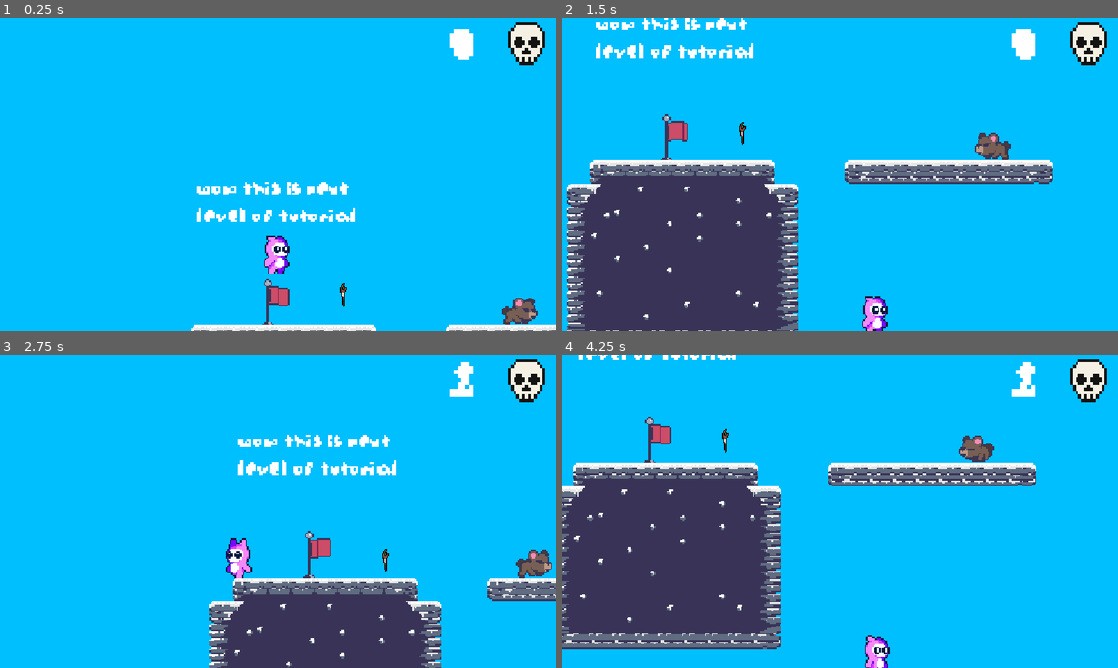
Above: before the commit, frames 1-4 (two rows, left to right).
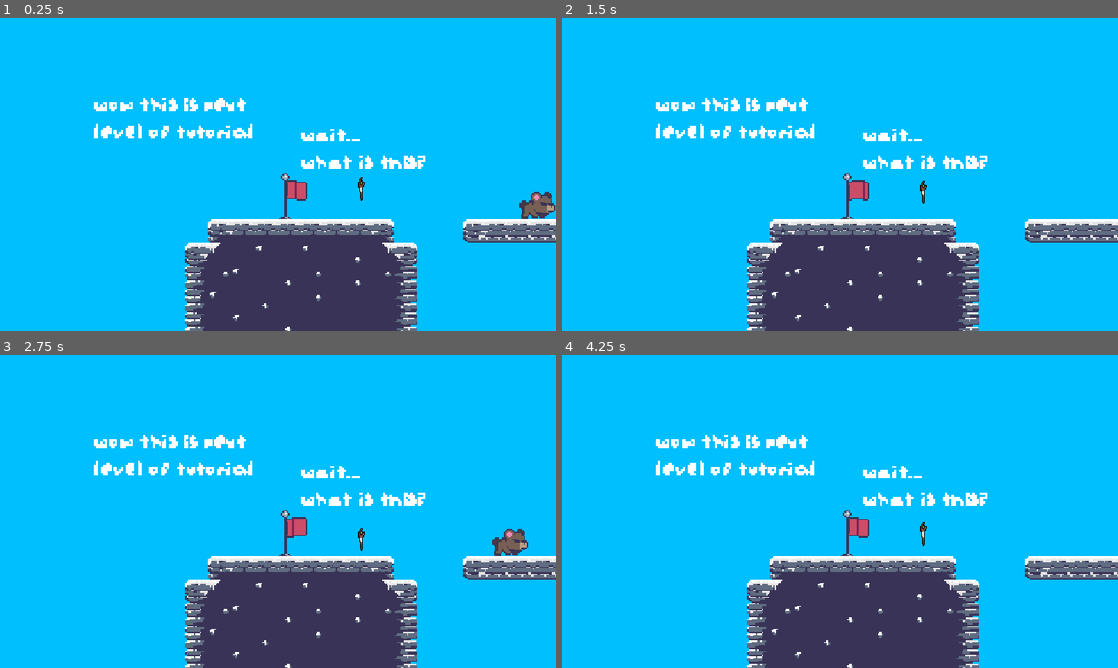
Above: after the commit, the same moments.

Repository: kocio07/Brackeys-game-jam
Game: Godot game, scene res://sceny/level_2.tscn
Same seed, same stepped clock (60 frames per second), same inputs: the game is played once before the commit and once after it. This scene is started directly instead of the project's main scene.
Inputs:
- Up to frame 1 (0.25 s): no input
- Up to frame 2 (1.5 s): hold E (shoot, bound only after the commit) 0.53-1.28 s; hold D (right) from 0.53 s (still down); tap Space (jump) at 0.77 s; tap X (start) at 1.35 s
- Up to frame 3 (2.75 s): tap Space (jump) at 1.52 s; tap E (shoot, bound only after the commit) at 1.55 s; release D (right) at 2.03 s; hold A (left) from 2.03 s (still down); hold E (shoot, bound only after the commit) from 2.03 s (still down)
- Up to frame 4 (4.25 s): release A (left) at 2.78 s; release E (shoot, bound only after the commit) at 2.78 s; hold D (right) from 2.78 s (still down); tap E (shoot, bound only after the commit) at 2.85 s; tap Space (jump) at 3.02, 3.77 s; hold E (shoot, bound only after the commit) from 3.53 s (still down); tap X (start) at 3.6 s

The runs differ from the first frame. In frame 1, 20% of the frame differs, in the area x 16-100%, y 1-100%; in frame 2, 40%; in frame 3, 14%; in frame 4, 43%, in the area x 0-100%, y 0-100%.

Commit message:
Added half working system of lauching bullet (I had to make a commit)

Diff:
--- a/nowy-projekt-gry/project.godot
+++ b/nowy-projekt-gry/project.godot
@@ -56,6 +56,11 @@
 "events": [Object(InputEventKey,"resource_local_to_scene":false,"resource_name":"","device":-1,"window_id":0,"alt_press …(191 unchanged characters)…
 ]
 }
+shoot={
+"deadzone": 0.2,
+"events": [Object(InputEventKey,"resource_local_to_scene":false,"resource_name":"","device":-1,"window_id":0,"alt_pressed":false,"shift_pressed":false,"ctrl_pressed":false,"meta_pressed":false,"pressed":false,"keycode":0,"physical_keycode":69,"key_label":0,"unicode":101,"location":0,"echo":false,"script":null)
+]
+}
 
 [physics]
 
--- a/nowy-projekt-gry/sceny/firts_wepon.gd
+++ b/nowy-projekt-gry/sceny/firts_wepon.gd
@@ -1,9 +1,18 @@
 extends Area2D
 
 @onready var animated_sprite: AnimatedSprite2D = $AnimatedSprite2D
+@onready var label: Label = $"../Labels/Label2"
 
 func _ready() -> void:
 	start_jumping()
+
+func _on_body_entered(body: Node2D) -> void:
+	if body.is_in_group("gracz"):
+		visible = false
+		Global.has_weapon = true
+		Global.weapon = 1
+		label.text = "Click E..."
+
 
 func start_jumping() -> void:
 	var base_y = animated_sprite.position.y
--- a/nowy-projekt-gry/sceny/gracz.tscn
+++ b/nowy-projekt-gry/sceny/gracz.tscn
@@ -10,6 +10,7 @@
 [ext_resource type="FontFile" uid="uid://bcrp3l0uldjoy" path="res://assets/augiepixel.ttf" id="8_c7ph3"]
 [ext_resource type="Script" uid="uid://mklhaaoquak8" path="res://skrypty/dead_ui.gd" id="9_3me7c"]
 [ext_resource type="Shader" uid="uid://0f1h8uc1tll5" path="res://sceny/swirl_fade.gdshader" id="11_d0a07"]
+[ext_resource type="Texture2D" uid="uid://cx2ldjusm33eb" path="res://assets/paid/GandalfHardcore Projectiles and effects/GandalfHardcore Projectiles2.png" id="11_vxf87"]
 
 [sub_resource type="AtlasTexture" id="AtlasTexture_hi6mn"]
 atlas = ExtResource("2_yoavk")
@@ -175,6 +176,259 @@
 shader_parameter/progress = 0.0
 shader_parameter/spiral_strength = 15.0
 shader_parameter/cover_color = Color(0, 0, 0, 1)
+
+[sub_resource type="AtlasTexture" id="AtlasTexture_onv60"]
+atlas = ExtResource("11_vxf87")
+region = Rect2(0, 0, 64, 48)
+
+[sub_resource type="AtlasTexture" id="AtlasTexture_jviji"]
+atlas = ExtResource("11_vxf87")
+region = Rect2(64, 0, 64, 48)
+
+[sub_resource type="AtlasTexture" id="AtlasTexture_78svu"]
+atlas = ExtResource("11_vxf87")
+region = Rect2(128, 0, 64, 48)
+
+[sub_resource type="AtlasTexture" id="AtlasTexture_s17oa"]
+atlas = ExtResource("11_vxf87")
+region = Rect2(192, 0, 64, 48)
+
+[sub_resource type="AtlasTexture" id="AtlasTexture_b7dvw"]
+atlas = ExtResource("11_vxf87")
+region = Rect2(256, 0, 64, 48)
+
+[sub_resource type="AtlasTexture" id="AtlasTexture_osmlw"]
+atlas = ExtResource("11_vxf87")
+region = Rect2(0, 48, 64, 48)
+
+[sub_resource type="AtlasTexture" id="AtlasTexture_sji4s"]
+atlas = ExtResource("11_vxf87")
+region = Rect2(64, 48, 64, 48)
+
+[sub_resource type="AtlasTexture" id="AtlasTexture_pqhos"]
+atlas = ExtResource("11_vxf87")
+region = Rect2(128, 48, 64, 48)
+
+[sub_resource type="AtlasTexture" id="AtlasTexture_g8kfu"]
+atlas = ExtResource("11_vxf87")
+region = Rect2(192, 48, 64, 48)
+
+[sub_resource type="AtlasTexture" id="AtlasTexture_i63jc"]
+atlas = ExtResource("11_vxf87")
+region = Rect2(256, 48, 64, 48)
+
+[sub_resource type="AtlasTexture" id="AtlasTexture_dje8a"]
+atlas = ExtResource("11_vxf87")
+region = Rect2(0, 96, 64, 48)
+
+[sub_resource type="AtlasTexture" id="AtlasTexture_q2uuu"]
+atlas = ExtResource("11_vxf87")
+region = Rect2(64, 96, 64, 48)
+
+[sub_resource type="AtlasTexture" id="AtlasTexture_pvhb2"]
+atlas = ExtResource("11_vxf87")
+region = Rect2(128, 96, 64, 48)
+
+[sub_resource type="AtlasTexture" id="AtlasTexture_15uh6"]
+atlas = ExtResource("11_vxf87")
+region = Rect2(192, 96, 64, 48)
+
+[sub_resource type="AtlasTexture" id="AtlasTexture_4s8ht"]
+atlas = ExtResource("11_vxf87")
+region = Rect2(256, 96, 64, 48)
+
+[sub_resource type="AtlasTexture" id="AtlasTexture_0d3x7"]
+atlas = ExtResource("11_vxf87")
+region = Rect2(0, 144, 64, 48)
+
+[sub_resource type="AtlasTexture" id="AtlasTexture_dcrlv"]
+atlas = ExtResource("11_vxf87")
+region = Rect2(64, 144, 64, 48)
+
+[sub_resource type="AtlasTexture" id="AtlasTexture_u51q1"]
+atlas = ExtResource("11_vxf87")
+region = Rect2(128, 144, 64, 48)
+
+[sub_resource type="AtlasTexture" id="AtlasTexture_xnn53"]
+atlas = ExtResource("11_vxf87")
+region = Rect2(192, 144, 64, 48)
+
+[sub_resource type="AtlasTexture" id="AtlasTexture_lt1e3"]
+atlas = ExtResource("11_vxf87")
+region = Rect2(256, 144, 64, 48)
+
+[sub_resource type="AtlasTexture" id="AtlasTexture_mptpj"]
+atlas = ExtResource("11_vxf87")
+region = Rect2(0, 192, 64, 48)
+
+[sub_resource type="AtlasTexture" id="AtlasTexture_746iv"]
+atlas = ExtResource("11_vxf87")
+region = Rect2(64, 192, 64, 48)
+
+[sub_resource type="AtlasTexture" id="AtlasTexture_qqsei"]
+atlas = ExtResource("11_vxf87")
+region = Rect2(128, 192, 64, 48)
+
+[sub_resource type="AtlasTexture" id="AtlasTexture_ocrw6"]
+atlas = ExtResource("11_vxf87")
+region = Rect2(192, 192, 64, 48)
+
+[sub_resource type="AtlasTexture" id="AtlasTexture_kler2"]
+atlas = ExtResource("11_vxf87")
+region = Rect2(256, 192, 64, 48)
+
+[sub_resource type="AtlasTexture" id="AtlasTexture_bq0m1"]
+atlas = ExtResource("11_vxf87")
+region = Rect2(0, 240, 64, 48)
+
+[sub_resource type="AtlasTexture" id="AtlasTexture_2qdj0"]
+atlas = ExtResource("11_vxf87")
+region = Rect2(64, 240, 64, 48)
+
+[sub_resource type="AtlasTexture" id="AtlasTexture_bdhv1"]
+atlas = ExtResource("11_vxf87")
+region = Rect2(128, 240, 64, 48)
+
+[sub_resource type="AtlasTexture" id="AtlasTexture_t51ss"]
+atlas = ExtResource("11_vxf87")
+region = Rect2(192, 240, 64, 48)
+
+[sub_resource type="AtlasTexture" id="AtlasTexture_tt71h"]
+atlas = ExtResource("11_vxf87")
+region = Rect2(256, 240, 64, 48)
+
+[sub_resource type="AtlasTexture" id="AtlasTexture_nu6q0"]
+atlas = ExtResource("11_vxf87")
+region = Rect2(0, 288, 64, 48)
+
+[sub_resource type="AtlasTexture" id="AtlasTexture_n5v52"]
+atlas = ExtResource("11_vxf87")
+region = Rect2(64, 288, 64, 48)
+
+[sub_resource type="AtlasTexture" id="AtlasTexture_que2s"]
+atlas = ExtResource("11_vxf87")
+region = Rect2(128, 288, 64, 48)
+
+[sub_resource type="AtlasTexture" id="AtlasTexture_f4oqp"]
+atlas = ExtResource("11_vxf87")
+region = Rect2(192, 288, 64, 48)
+
+[sub_resource type="AtlasTexture" id="AtlasTexture_xr7ol"]
+atlas = ExtResource("11_vxf87")
+region = Rect2(256, 288, 64, 48)
+
+[sub_resource type="SpriteFrames" id="SpriteFrames_4vuit"]
+animations = [{
+"frames": [{
+"duration": 1.0,
+"texture": SubResource("AtlasTexture_onv60")
+}, {
+"duration": 1.0,
+"texture": SubResource("AtlasTexture_jviji")
+}, {
+"duration": 1.0,
+"texture": SubResource("AtlasTexture_78svu")
+}, {
+"duration": 1.0,
+"texture": SubResource("AtlasTexture_s17oa")
+}, {
+"duration": 1.0,
+"texture": SubResource("AtlasTexture_b7dvw")
+}, {
+"duration": 1.0,
+"texture": SubResource("AtlasTexture_osmlw")
+}, {
+"duration": 1.0,
+"texture": SubResource("AtlasTexture_sji4s")
+}, {
+"duration": 1.0,
+"texture": SubResource("AtlasTexture_pqhos")
+}, {
+"duration": 1.0,
+"texture": SubResource("AtlasTexture_g8kfu")
+}, {
+"duration": 1.0,
+"texture": SubResource("AtlasTexture_i63jc")
+}, {
+"duration": 1.0,
+"texture": SubResource("AtlasTexture_dje8a")
+}, {
+"duration": 1.0,
+"texture": SubResource("AtlasTexture_q2uuu")
+}, {
+"duration": 1.0,
+"texture": SubResource("AtlasTexture_pvhb2")
+}, {
+"duration": 1.0,
+"texture": SubResource("AtlasTexture_15uh6")
+}, {
+"duration": 1.0,
+"texture": SubResource("AtlasTexture_4s8ht")
+}, {
+"duration": 1.0,
+"texture": SubResource("AtlasTexture_0d3x7")
+}, {
+"duration": 1.0,
+"texture": SubResource("AtlasTexture_dcrlv")
+}, {
+"duration": 1.0,
+"texture": SubResource("AtlasTexture_u51q1")
+}, {
+"duration": 1.0,
+"texture": SubResource("AtlasTexture_xnn53")
+}, {
+"duration": 1.0,
+"texture": SubResource("AtlasTexture_lt1e3")
+}, {
+"duration": 1.0,
+"texture": SubResource("AtlasTexture_mptpj")
+}, {
+"duration": 1.0,
+"texture": SubResource("AtlasTexture_746iv")
+}, {
+"duration": 1.0,
+"texture": SubResource("AtlasTexture_qqsei")
+}, {
+"duration": 1.0,
+"texture": SubResource("AtlasTexture_ocrw6")
+}, {
+"duration": 1.0,
+"texture": SubResource("AtlasTexture_kler2")
+}, {
+"duration": 1.0,
+"texture": SubResource("AtlasTexture_bq0m1")
+}, {
+"duration": 1.0,
+"texture": SubResource("AtlasTexture_2qdj0")
+}, {
+"duration": 1.0,
+"texture": SubResource("AtlasTexture_bdhv1")
+}, {
+"duration": 1.0,
+"texture": SubResource("AtlasTexture_t51ss")
+}, {
+"duration": 1.0,
+"texture": SubResource("AtlasTexture_tt71h")
+}, {
+"duration": 1.0,
+"texture": SubResource("AtlasTexture_nu6q0")
+}, {
+"duration": 1.0,
+"texture": SubResource("AtlasTexture_n5v52")
+}, {
+"duration": 1.0,
+"texture": SubResource("AtlasTexture_que2s")
+}, {
+"duration": 1.0,
+"texture": SubResource("AtlasTexture_f4oqp")
+}, {
+"duration": 1.0,
+"texture": SubResource("AtlasTexture_xr7ol")
+}],
+"loop": 1,
+"name": &"1",
+"speed": 5.0
+}]
 
 [node name="Gracz" type="CharacterBody2D" unique_id=724449849 groups=["gracz"]]
 collision_layer = 3
@@ -229,3 +483,18 @@
 anchor_bottom = 1.0
 grow_horizontal = 2
 grow_vertical = 2
+
+[node name="Muzzle" type="Marker2D" parent="." unique_id=459070956]
+position = Vector2(21, 4)
+
+[node name="WeaponEffect" type="AnimatedSprite2D" parent="." unique_id=1340343957]
+visible = false
+position = Vector2(21, 4)
+scale = Vector2(0.6666667, 0.6666667)
+sprite_frames = SubResource("SpriteFrames_4vuit")
+animation = &"1"
+frame_progress = 0.8677681
+speed_scale = 2.5
+flip_h = true
+
+[connection signal="animation_finished" from="WeaponEffect" to="." method="_on_weapon_effect_animation_finished"]
--- a/nowy-projekt-gry/sceny/level_2.tscn
+++ b/nowy-projekt-gry/sceny/level_2.tscn
@@ -472,12 +472,22 @@
 
 [node name="Label" type="Label" parent="Labels" unique_id=2009302442]
 layout_mode = 0
-offset_left = -44.0
-offset_top = -101.0
-offset_right = 67.0
-offset_bottom = -66.0
+offset_left = -127.0
+offset_top = -86.0
+offset_right = -16.0
+offset_bottom = -51.0
 text = "wow this is next
 level of tutorial"
+label_settings = SubResource("LabelSettings_nca4t")
+
+[node name="Label2" type="Label" parent="Labels" unique_id=652405036]
+layout_mode = 0
+offset_left = 16.0
+offset_top = -65.0
+offset_right = 103.0
+offset_bottom = -30.0
+text = "wait...
+what is this?"
 label_settings = SubResource("LabelSettings_nca4t")
 
 [node name="wrog 1" parent="." unique_id=1323484641 instance=ExtResource("13_nca4t")]
@@ -497,3 +507,5 @@
 position = Vector2(57.000004, -13.999999)
 scale = Vector2(0.11702126, 0.11702131)
 sprite_frames = SubResource("SpriteFrames_vtfqq")
+
+[connection signal="body_entered" from="firts wepon" to="firts wepon" method="_on_body_entered"]
--- a/nowy-projekt-gry/skrypty/global.gd
+++ b/nowy-projekt-gry/skrypty/global.gd
@@ -3,3 +3,5 @@
 var checkpoint_pos: Vector2 = Vector2(-999, -999)
 var previous_checkpoint: AnimatedSprite2D = null  #to sie pozniej przyda jak bedziemy chciec zmienic txt checkpointa jak gracz go akttwuje, jak bedzie czas to to dodam
 var dead_counter = 0
+var has_weapon = false
+var weapon = 0
--- a/nowy-projekt-gry/skrypty/gracz.gd
+++ b/nowy-projekt-gry/skrypty/gracz.gd
@@ -2,8 +2,12 @@
 @export var speed = 155
 @export var gravity = 1000
 @export var jump_force = 183
+@export var weapon_speed = 200.0
+@export var direction = 1
 
 @onready var color_rect = $CanvasLayer2/ColorRect
+@onready var weapon_effect: AnimatedSprite2D = $WeaponEffect
+@onready var muzzle: Marker2D = $Muzzle
 
 func _ready() -> void:
 	if Global.checkpoint_pos != Vector2(-999, -999):
@@ -12,7 +16,7 @@
 
 func _physics_process(delta: float) -> void:
 
-	var direction = Input.get_axis("left", "right")
+	direction = Input.get_axis("left", "right")
 
 	if direction:
 		velocity.x = direction * speed
@@ -68,3 +72,28 @@
 		.set_trans(Tween.TRANS_QUAD)\
 		.set_ease(Tween.EASE_OUT)
 	await tween_out.finished
+
+func _unhandled_input(event: InputEvent) -> void:
+	if event.is_action_pressed("shoot"):
+		try_to_shoot()
+
+func try_to_shoot() -> void:
+	if Global.has_weapon == true:
+		if Global.weapon == 1:
+			shoot_level_one()
+		elif Global.weapon == 0:
+			pass
+	else:
+		pass
+
+func shoot_level_one() -> void:
+	if direction == 1:
+		weapon_effect.flip_h = false
+	elif direction  == -1:
+		weapon_effect.flip_h = true
+
+	weapon_effect.visible = true
+	weapon_effect.play("1")
+
+func _on_weapon_effect_animation_finished() -> void:
+	weapon_effect.visible = false
